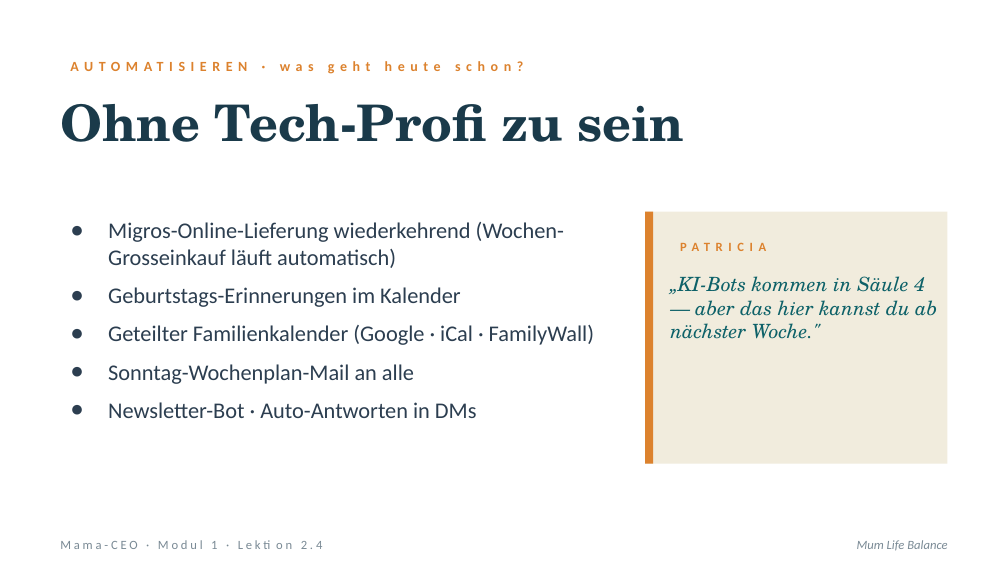
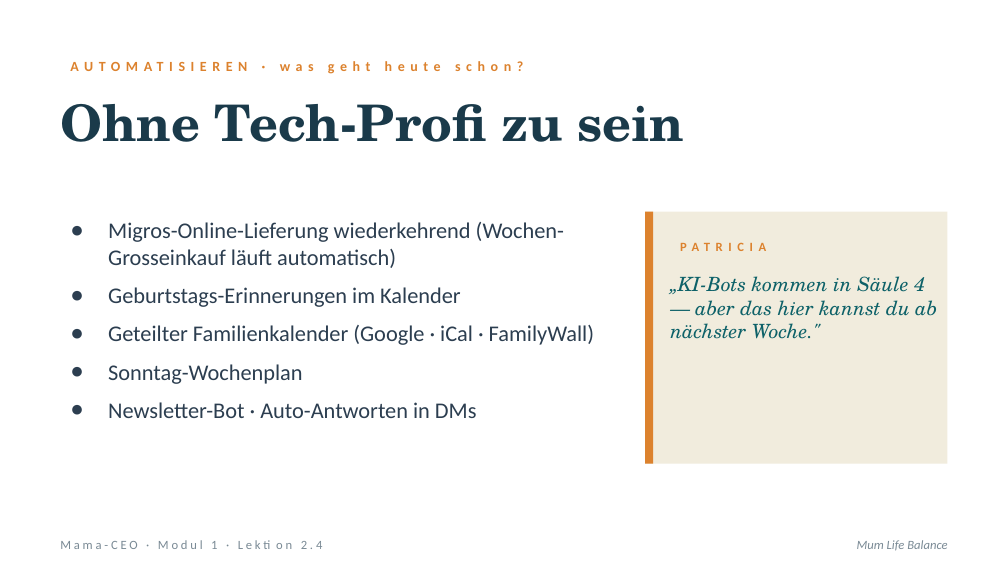
Before and after one commit to pnulmann-hue/mumlifebalance-workspace, a slide deck: slide 7 of outputs/produkte/mama-ceo/03-praesentationen/saeule-2/04-lektion-2-4.pptx. Drawn at 1008x567 pixels with LibreOffice and Linux fonts; fonts in the diff are those of the drawing. Boxes give left, top, right and bottom in pixels: in the first picture for what was removed or moved away, otherwise in the second. Text is boxed around its words. In the diff, an @@ line names an element or a change of style, - is before the commit and + after.

```diff
--- a/outputs/produkte/mama-ceo/03-praesentationen/saeule-2/04-lektion-2-4.pptx
+++ b/outputs/produkte/mama-ceo/03-praesentationen/saeule-2/04-lektion-2-4.pptx
@@ text at (x1=108, y1=364, x2=302, y2=384): text changed @@
-● Sonntag-Wochenplan-Mail an alle
+● Sonntag-Wochenplan
```
Also in this commit, not shown: 7 other slides changed, 32 other files.
